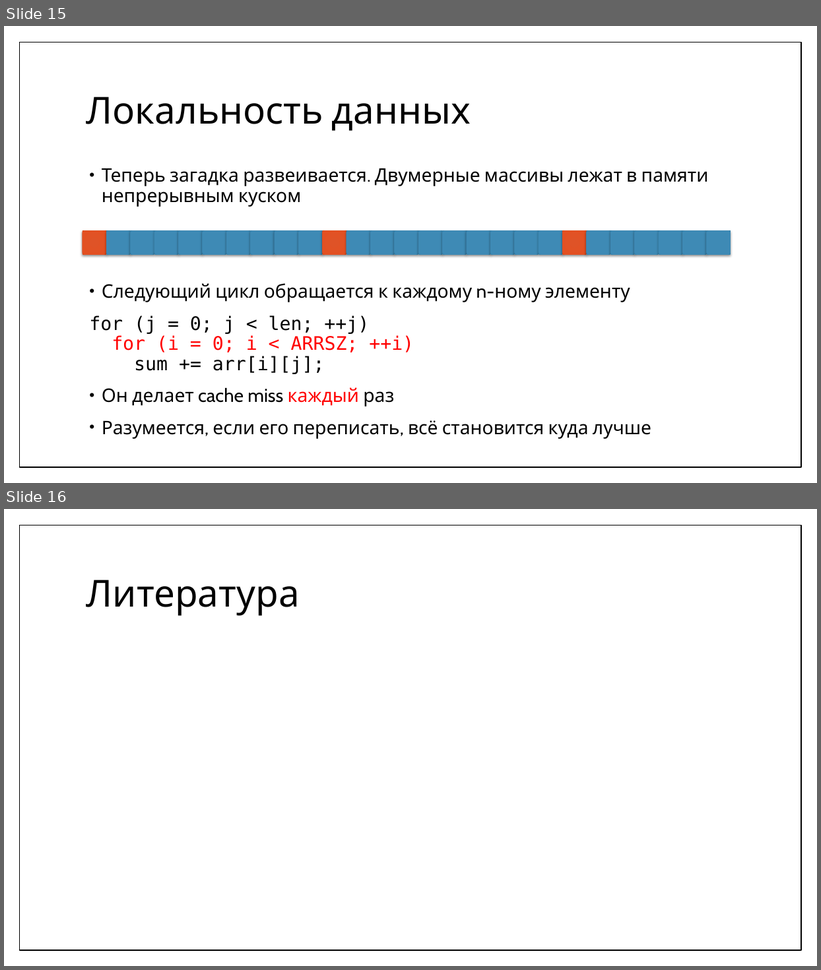
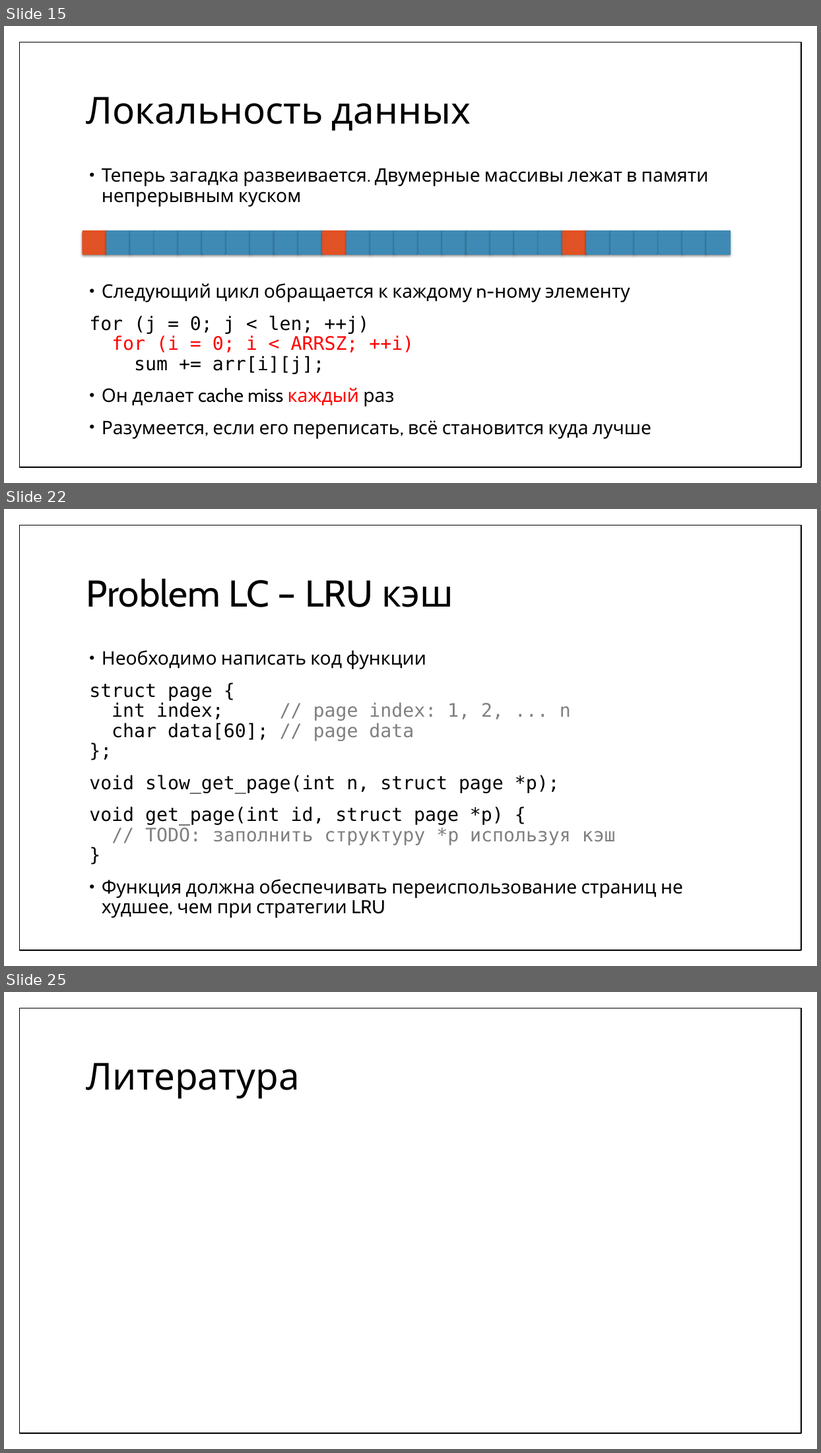
Before and after one commit to MIPT-ILab/cpp-lects-rus, a slide deck: other_lects/informatics/08-realworld.pptx. Shown one above the other, each under a label of ours: slides 15 and 16 before the commit, slides 15, 22 and 25 after it; the slides between them are not shown. The pictures are 821x970 and 821x1453 pixels, drawn with LibreOffice and Linux fonts; fonts in the diff are those of the drawing; grey boxes stand for pictures. Boxes give left, top, right and bottom in pixels: in the first picture for what was removed or moved away, otherwise in the second. Text is boxed around its words. In the diff, an @@ line names an element or a change of style, - is before the commit and + after.

```diff
--- a/other_lects/informatics/08-realworld.pptx
+++ b/other_lects/informatics/08-realworld.pptx
@@ slide 22 added at [4,509,817,966], background #FFFFFF; not listed: 1 template element that a slide beside it also shows @@
@@ title added at [86,578,453,607], 44 pt, text #000000 @@
+Problem LC – LRU кэш
@@ text added at [89,650,683,918], 22 pt, text #000000 @@
+• Необходимо написать код функции
+struct page {
+int index; // page index: 1, 2, ... n
+char data[60]; // page data
+};
+void slow_get_page(int n, struct page *p);
+void get_page(int id, struct page *p) {
+// TODO: заполнить структуру *p используя кэш
+}
+• Функция должна обеспечивать переиспользование страниц не худшее, чем при стратегии LRU
@@ what was slide 16 is now slide 25 @@
```
Also in this commit, not shown: 8 other slides added, 22 other files.
